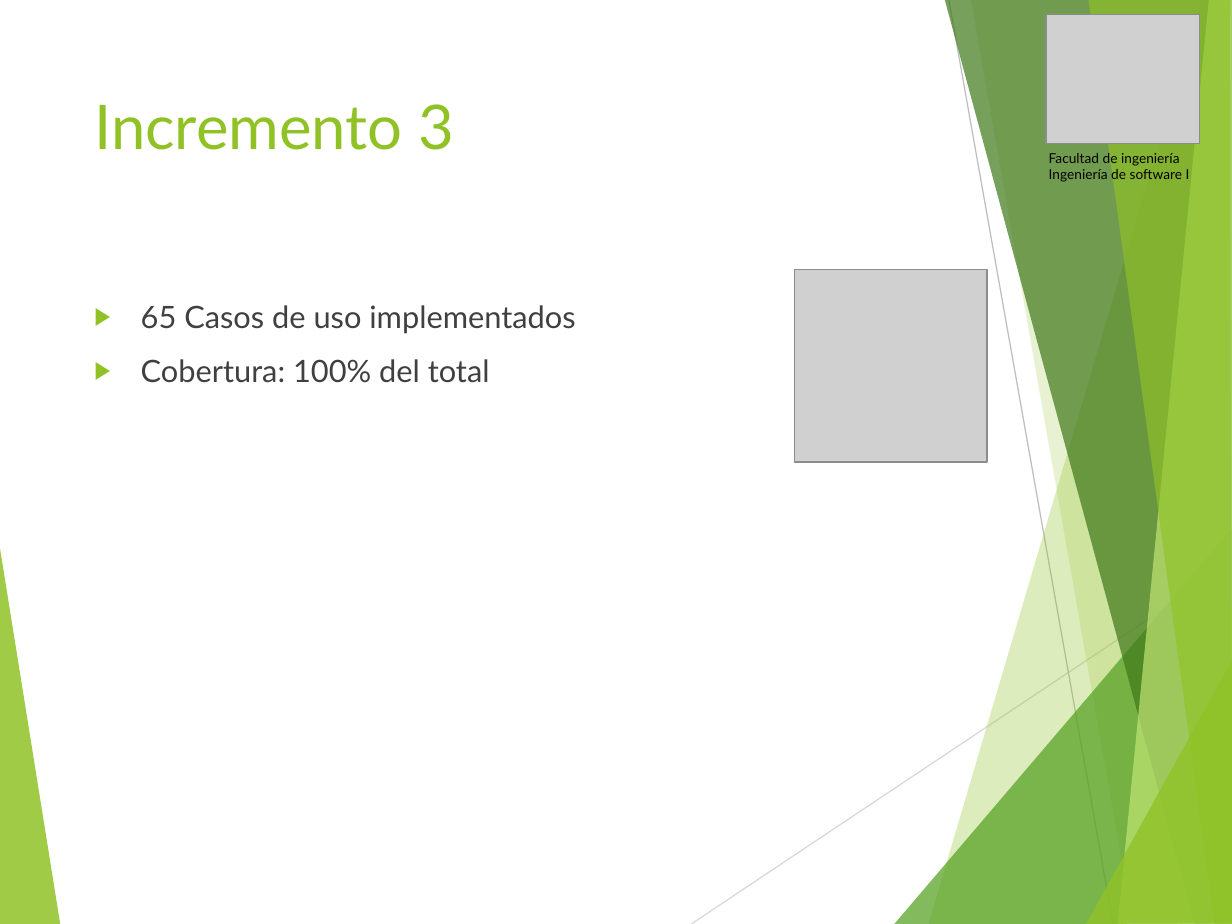
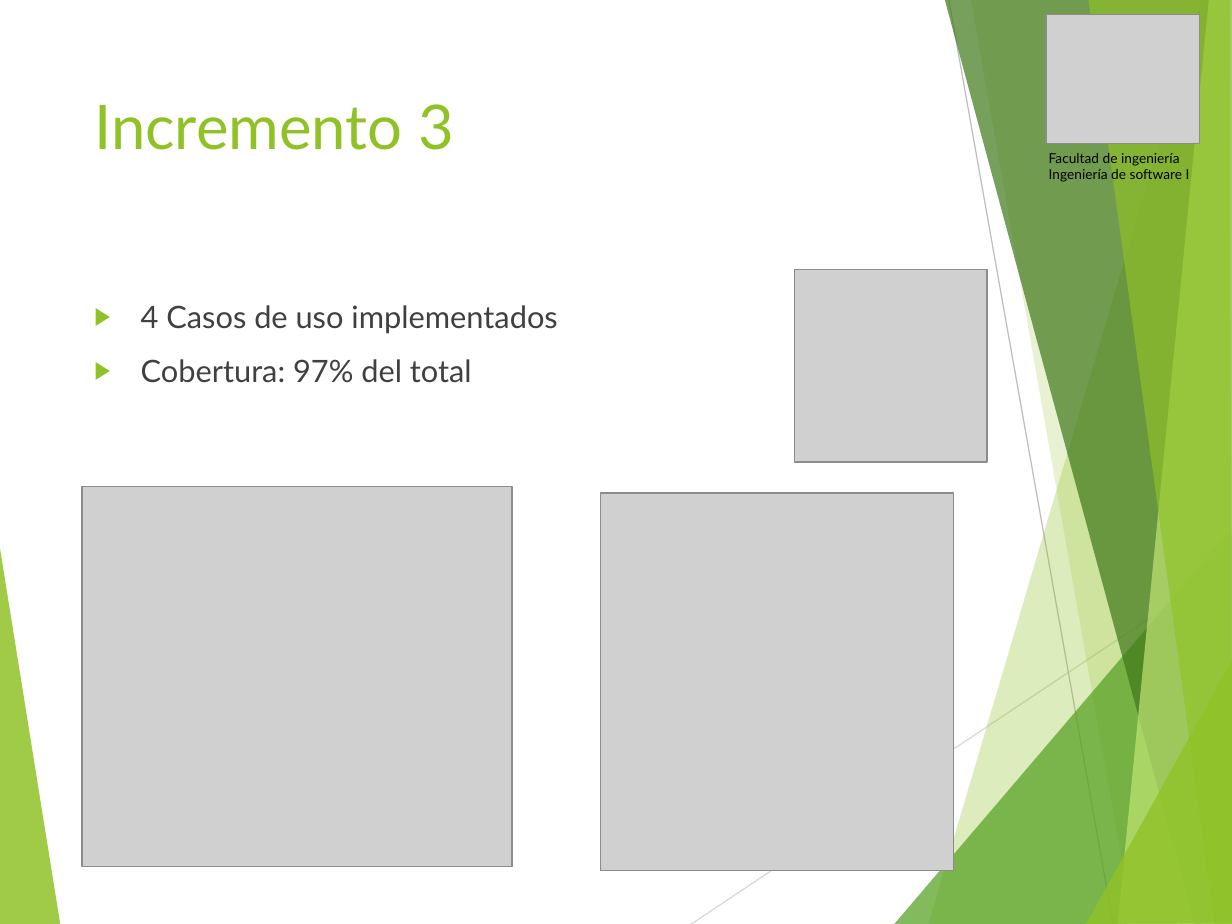
Before and after one commit to vixo23/ING-DE-SOFTWARE, a slide deck: slide 4 of INCREMENTO3/Ppt/PPt Tercer incremento scrum++.pptx. Drawn at 1232x924 pixels with LibreOffice and Linux fonts; fonts in the diff are those of the drawing; grey boxes stand for pictures. Boxes give left, top, right and bottom in pixels: in the first picture for what was removed or moved away, otherwise in the second. Text is boxed around its words. In the diff, an @@ line names an element or a change of style, - is before the commit and + after.

```diff
--- a/INCREMENTO3/Ppt/PPt Tercer incremento scrum++.pptx
+++ b/INCREMENTO3/Ppt/PPt Tercer incremento scrum++.pptx
@@ text at box(141, 305, 557, 383): text changed @@
-▶ 65 Casos de uso implementados
-▶ Cobertura: 100% del total
+▶ 4 Casos de uso implementados
+▶ Cobertura: 97% del total
@@ picture added at box(83, 487, 513, 867) @@
@@ picture added at box(601, 493, 954, 870) @@
```
Also in this commit, not shown: 1 other slide changed, 2 other files.
